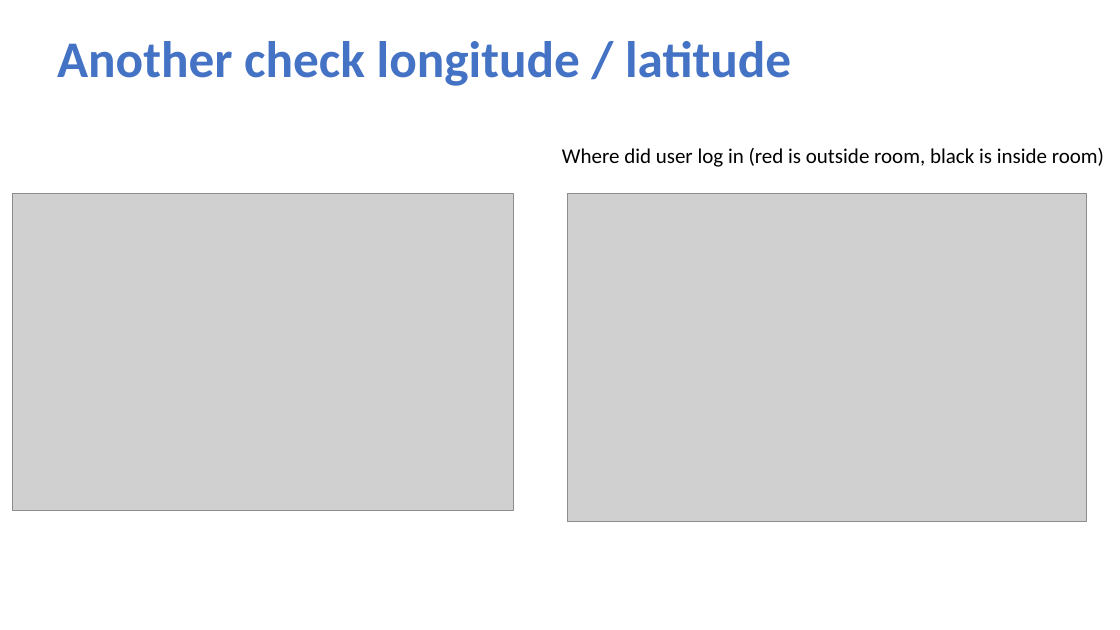
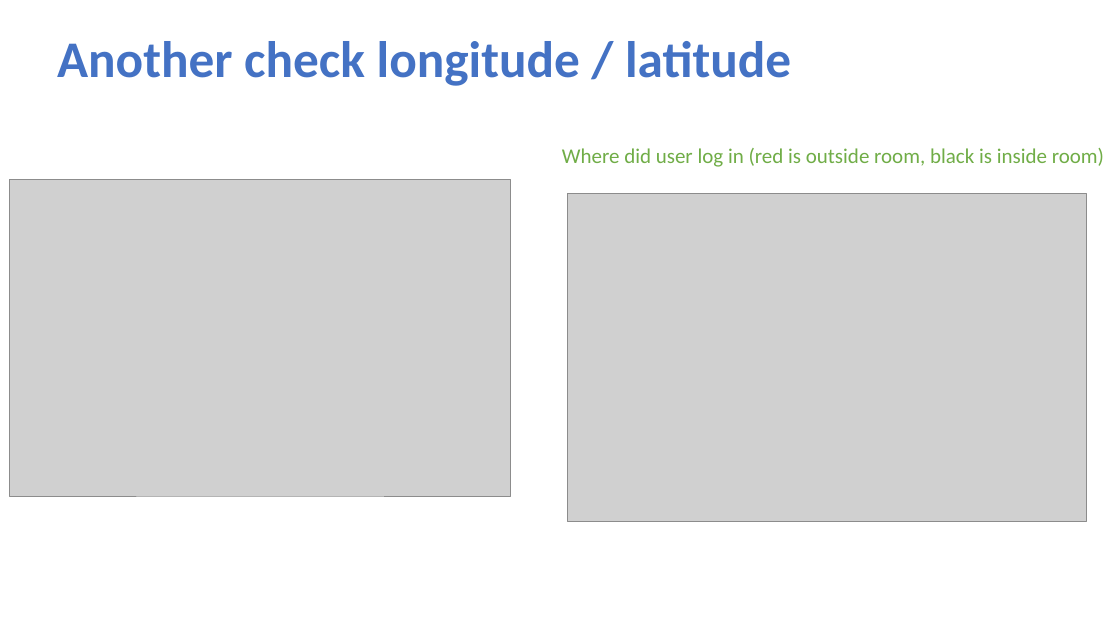
Before and after one commit to NatasjaFortuin/Wifi-locationing, a slide deck: slide 23 of Data etc/Pres Wifi.pptx (slide 25 before the commit). Drawn at 1120x630 pixels with LibreOffice and Linux fonts; fonts in the diff are those of the drawing; grey boxes stand for pictures. Boxes give left, top, right and bottom in pixels: in the first picture for what was removed or moved away, otherwise in the second. Text is boxed around its words. In the diff, an @@ line names an element or a change of style, - is before the commit and + after.

```diff
--- a/Data etc/Pres Wifi.pptx
+++ b/Data etc/Pres Wifi.pptx
@@ text "Where did user log in ..." at (562,148,1104,167): text colour #000000 to #70AD47 @@
@@ picture: place and size @@
-picture at (13,194,513,511)
+picture at (10,179,511,496)
```
Also in this commit, not shown: 22 other slides changed, 5 slides added, 3 slides removed, 2 other files.
